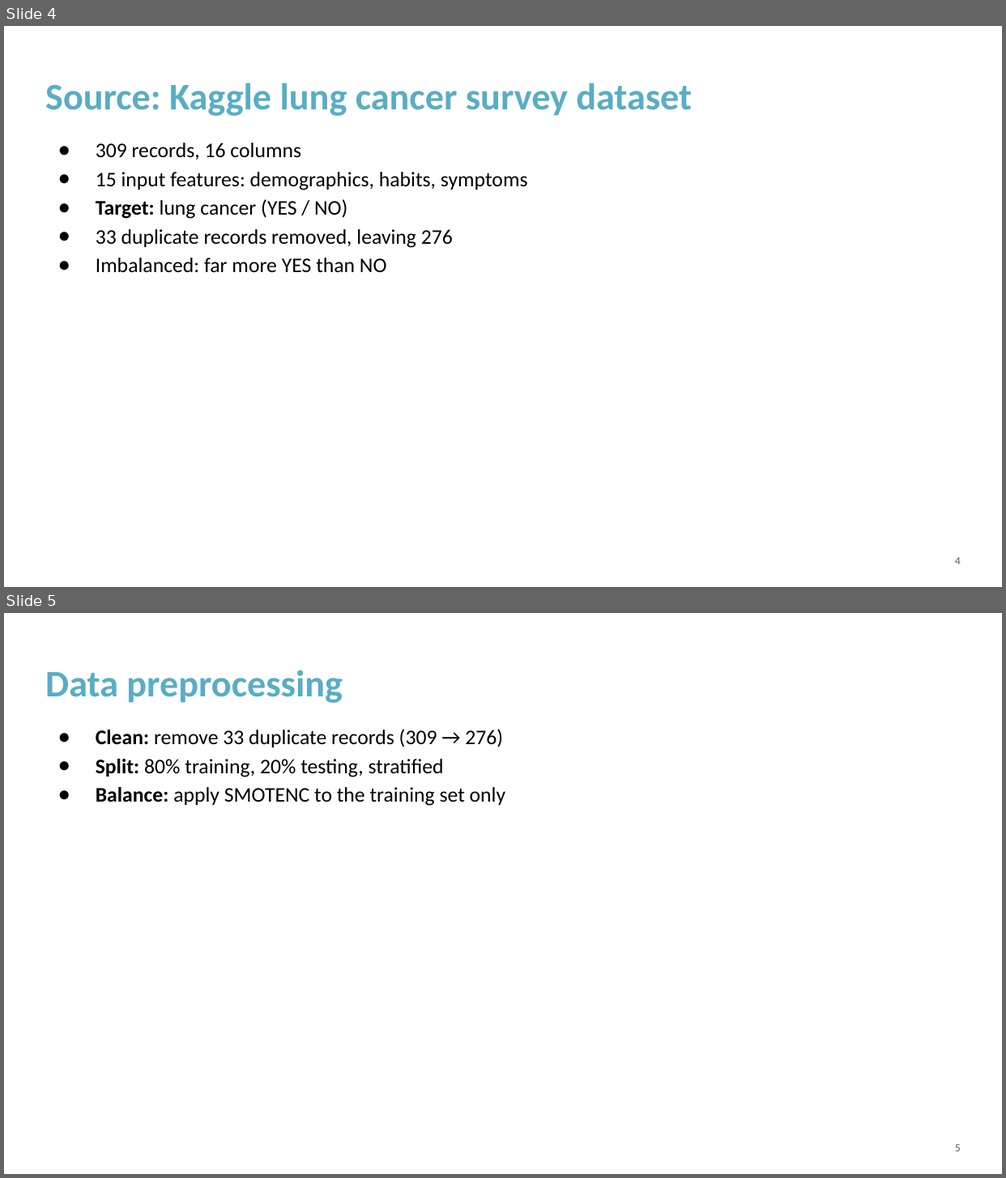
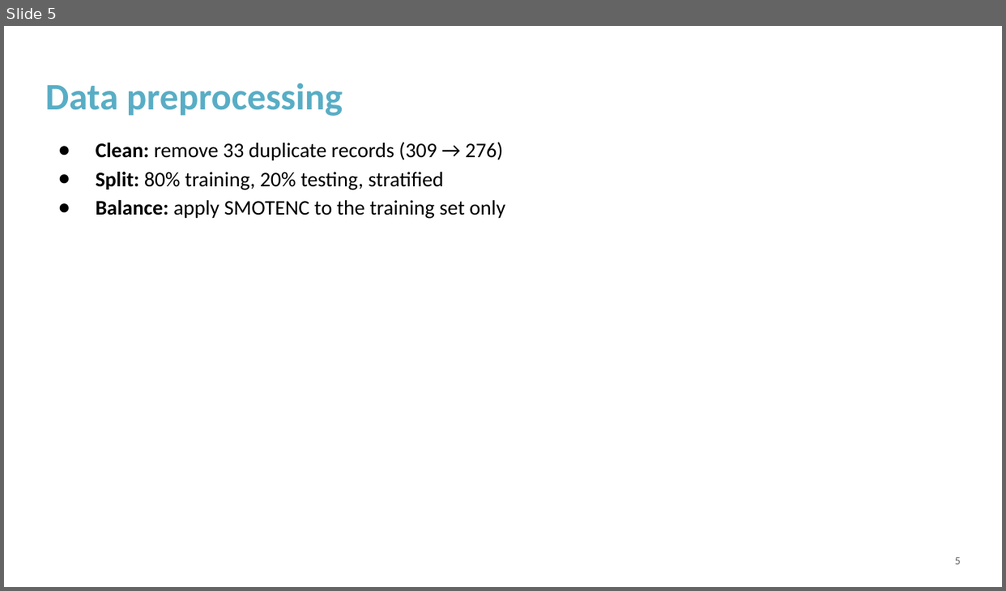
Before and after one commit to KWycliff/lung-cancer-classification, a slide deck: presentation_slides/Wycliff_Kaweesa_final_presentation.pptx. Shown one above the other, each under a label of ours: slides 4 and 5 before the commit, slide 5 after it. The pictures are 1006x1178 and 1006x591 pixels, drawn with LibreOffice and Linux fonts; fonts in the diff are those of the drawing; background and template pictures are left out. Boxes give left, top, right and bottom in pixels: in the first picture for what was removed or moved away, otherwise in the second. Text is boxed around its words. In the diff, an @@ line names an element or a change of style, - is before the commit and + after.

```diff
--- a/presentation_slides/Wycliff_Kaweesa_final_presentation.pptx
+++ b/presentation_slides/Wycliff_Kaweesa_final_presentation.pptx
@@ slide 4 removed at box(4, 26, 1002, 587), background #FFFFFF; not listed: 1 template element that a slide beside it also shows @@
@@ title removed at box(45, 83, 692, 116) @@
-Source: Kaggle lung cancer survey dataset
@@ text removed at box(96, 143, 528, 272) @@
-● 309 records, 16 columns
-● 15 input features: demographics, habits, symptoms
-● Target: lung cancer (YES / NO)
-● 33 duplicate records removed, leaving 276
-● Imbalanced: far more YES than NO
@@ page number removed at box(955, 557, 961, 565) @@
-4
```
Also in this commit, not shown: 3 slides changed, 1 slide added, 4 other files.
